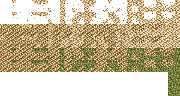
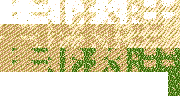
Before/after of a 180px x 96px layered artwork. What changed in the layer stack:
added group "02" with 3 layers above "04" over (0, 0, 180, 96)
added layer "Layer 81 copy 3" in group "02" over (0, 0, 180, 48)
added layer "Layer 81 copy" in group "02" over (12, 48, 180, 96)
added layer "Layer 81 copy 4" in group "02" over (0, 24, 180, 72)
hid group "04" (3 layers) over (0, 0, 180, 96)
